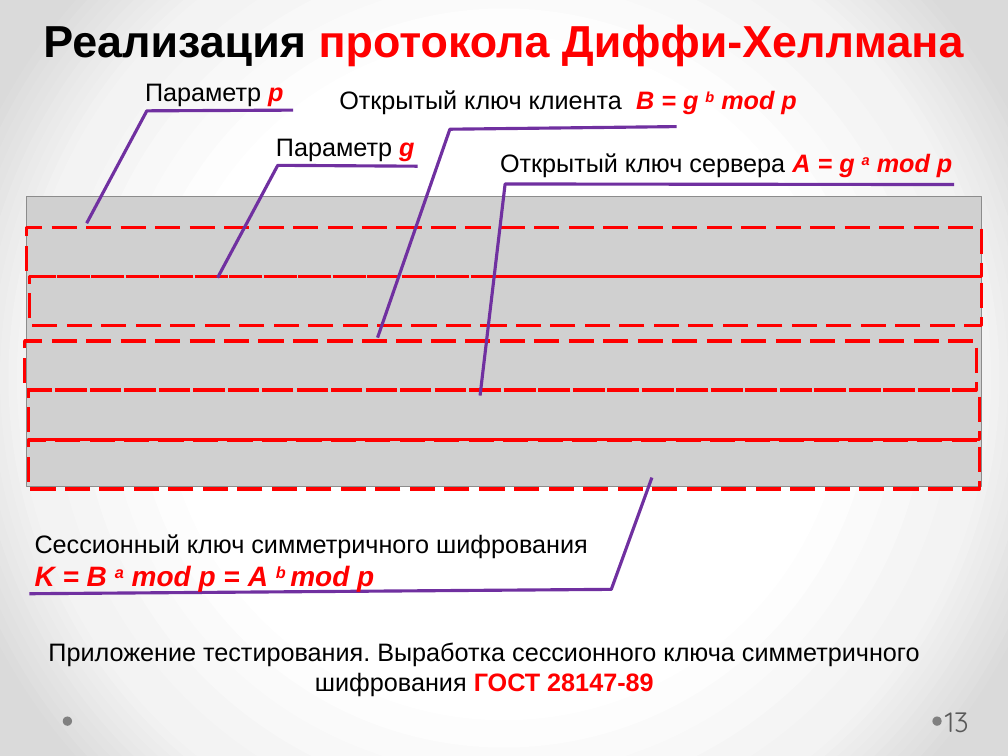
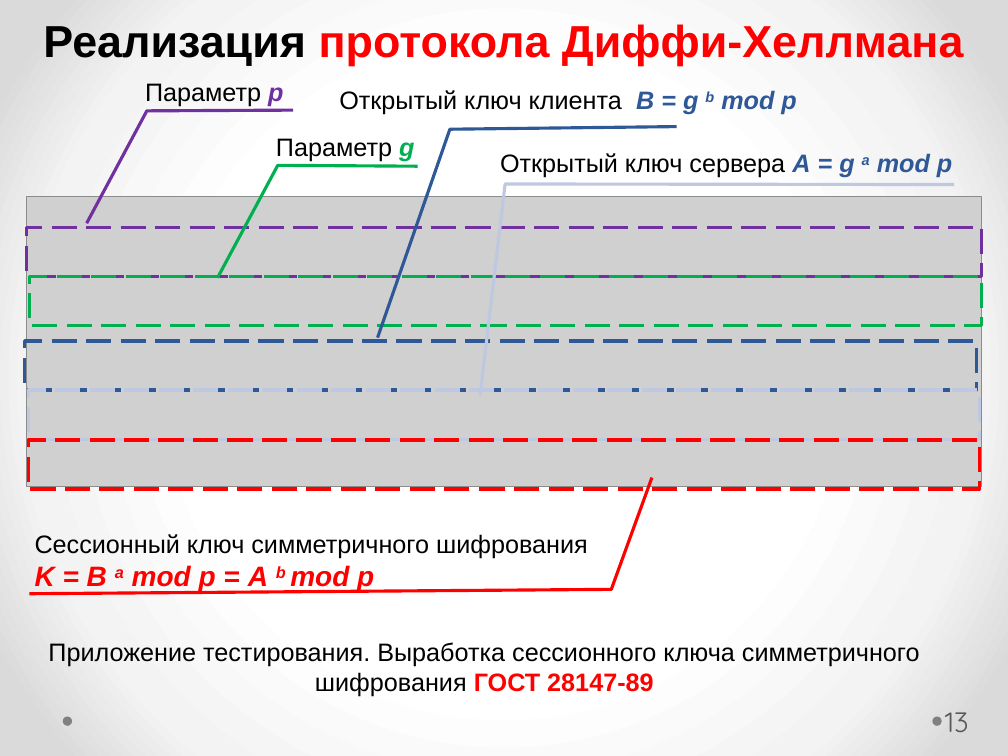
Before and after one commit to romanivanov21/tk_project_windows, a slide deck: slide 13 of ВКР (выпускная квалификационная работа)/MP-49_Ivanov_Roman_present.pptx. Drawn at 1008x756 pixels with LibreOffice and Linux fonts; fonts in the diff are those of the drawing; grey boxes stand for pictures. Boxes give left, top, right and bottom in pixels: in the first picture for what was removed or moved away, otherwise in the second. Text is boxed around its words. In the diff, an @@ line names an element or a change of style, - is before the commit and + after.

```diff
--- a/ВКР (выпускная квалификационная работа)/MP-49_Ivanov_Roman_present.pptx
+++ b/ВКР (выпускная квалификационная работа)/MP-49_Ivanov_Roman_present.pptx
@@ callout "Параметр p" at (0,73,428,110): text colour #FF0000 to #7030A0 in "p" @@
@@ callout "Открытый ключ клиента B = ..." at (330,73,838,127): text colour #FF0000 to #2F5897 in "B = g b mod p"; outline #7030A0 2.25 pt to #2F5897 2.25 pt @@
@@ callout "Параметр g" at (131,127,559,164): text colour #FF0000 to #00B050 in "g"; outline #7030A0 2.25 pt to #00B050 2.25 pt @@
@@ callout "Открытый ключ сервера A = ..." at (490,135,998,190): text colour #FF0000 to #2F5897 in "A = g a mod p"; outline #7030A0 2.25 pt to #BFC8E1 2.25 pt @@
@@ rectangle at (26,227,981,276): outline #FF0000 2.25 pt dashed to #7030A0 2.25 pt dashed @@
@@ rectangle at (30,276,982,326): outline #FF0000 2.25 pt dashed to #00B050 2.25 pt dashed @@
@@ rectangle at (24,341,976,390): outline #FF0000 2.25 pt dashed to #2F5897 2.25 pt dashed @@
@@ rectangle at (28,390,980,439): outline #FF0000 2.25 pt dashed to #BFC8E1 2.25 pt dashed @@
@@ callout "Сессионный ключ симметричного шифрования K ..." at (24,529,615,593): outline #7030A0 2.25 pt to #FF0000 2.25 pt @@
```
Also in this commit, not shown: 5 other slides changed, 2 slides removed.
